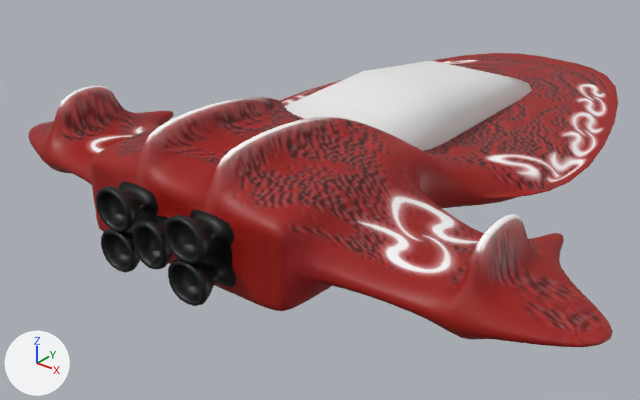
The Blender file data/models/blend/gleiter_B.blend as it was, and as the next commit left it.
Both versions are drawn from a camera (50 mm lens) standing at (4.22, -6.29, 2.86) and looking at (-0.41, -0.51, -0.73). Arrows for +X, +Y and +Z are at lower left; the lights stay in place.

Script lines for the objects in view, before the commit:
```python
me_cube_002 = bpy.data.meshes.new('Cube.002')
me_cube_002.from_pydata(...)  # 158 vertices, 147 faces; spans x -4.28..0.0, y -4.31..5.27, z -0.68..0.93
me_cube_002.polygons.foreach_set('use_smooth', [True] * 147)
me_cube_002.materials.append(mat_vehicle02_jpg)  # picture img_vehicle02_jpg
me_cube_003 = bpy.data.meshes.new('Cube.003')
me_cube_003.from_pydata(...)  # 15 vertices, 15 faces; spans x -1.05..0.0, y -2.12..4.16, z -0.45..0.59
me_cube_003.polygons.foreach_set('use_smooth', [True] * 15)
me_cube_003.materials.append(mat_material)  # white #e7e7e7
ob_cube_002 = bpy.data.objects.new('Cube.002', me_cube_002)
ob_cube_002.location = (0.0, 0.0, 0.0)
ob_cube_002.scale = (0.672, 0.672, 0.672)
_m = ob_cube_002.modifiers.new('Subsurf', 'SUBSURF')
_m.levels = 2
_m = ob_cube_002.modifiers.new('Mirror', 'MIRROR')
ob_cube_003 = bpy.data.objects.new('Cube.003', me_cube_003)
ob_cube_003.location = (0.0, 0.0, 0.0)
ob_cube_003.scale = (0.615, 0.615, 0.615)
_m = ob_cube_003.modifiers.new('Mirror', 'MIRROR')
```
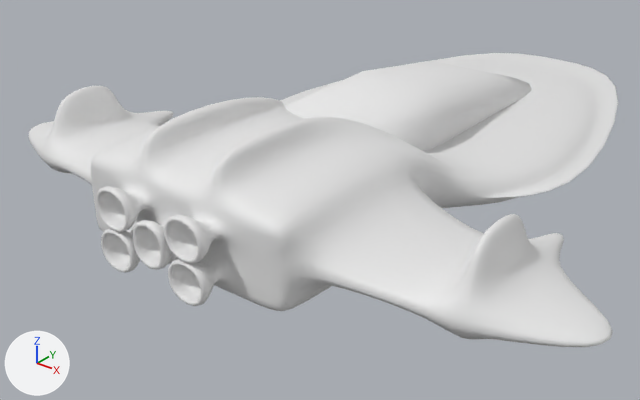
The change, as a list of edits to the scene's bpy script:
```text
Change me_cube_002:
    where me_cube_002.from_pydata(...)  # 158 vertices, 147 faces; spans x -4.28..0.0, y -4.31..5.27, z -0.68..0.93
    remove me_cube_002.materials.append(mat_vehicle02_jpg)  # picture img_vehicle02_jpg
```

Boxes (x1, y1, x2, y2) around the edits, measured in the pictures (640 x 400 px):
'Cube.002', recoloured (red to white): (28, 53, 618, 347) in both
